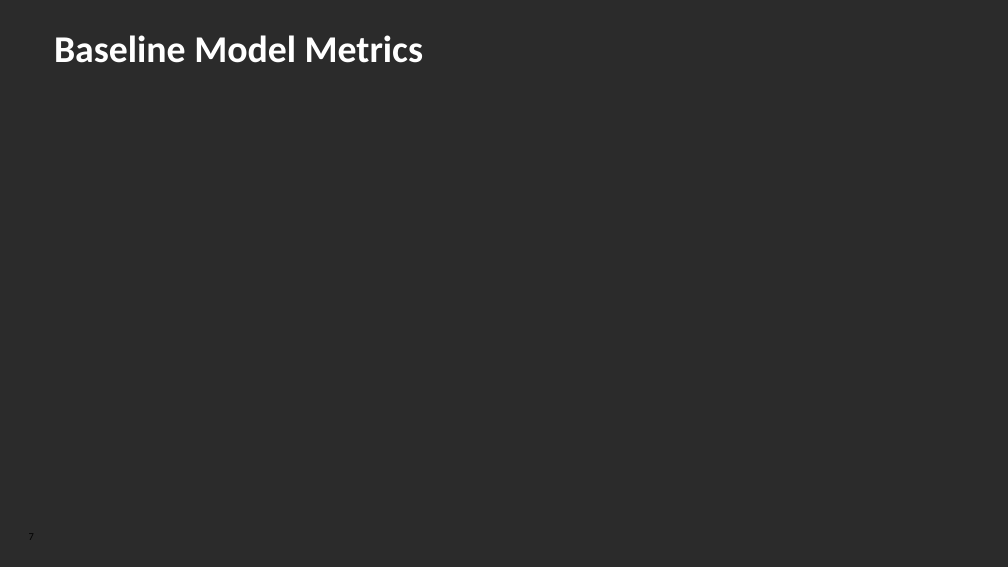
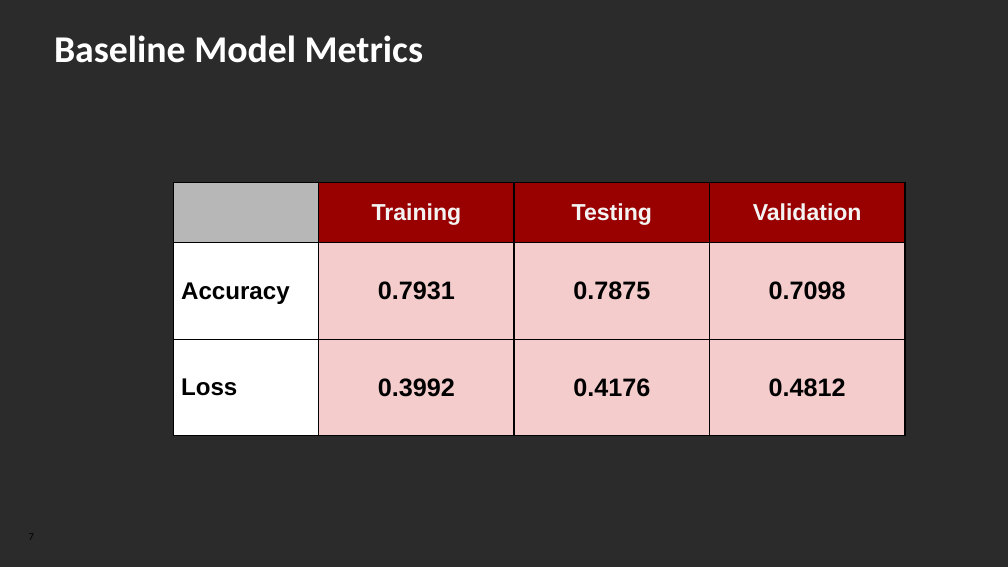
Before and after one commit to ENEL645-Group6/Project, a slide deck: slide 7 of Midterm/Group 6 - midterm presentation.pptx. Drawn at 1008x567 pixels with LibreOffice and Linux fonts; fonts in the diff are those of the drawing; background and template pictures are left out; a plain dark background stands for a picture behind light text. Boxes give left, top, right and bottom in pixels: in the first picture for what was removed or moved away, otherwise in the second. Text is boxed around its words. In the diff, an @@ line names an element or a change of style, - is before the commit and + after.

```diff
--- a/Midterm/Group 6 - midterm presentation.pptx
+++ b/Midterm/Group 6 - midterm presentation.pptx
@@ table added at (174,182,904,436), 3 rows, 4 columns @@
+ | Training | Testing | Validation
+Accuracy | 0.7931 | 0.7875 | 0.7098
+Loss | 0.3992 | 0.4176 | 0.4812
```
Also in this commit, not shown: 5 other slides changed, 3 slides added, 4 slides removed, 1 other file.
